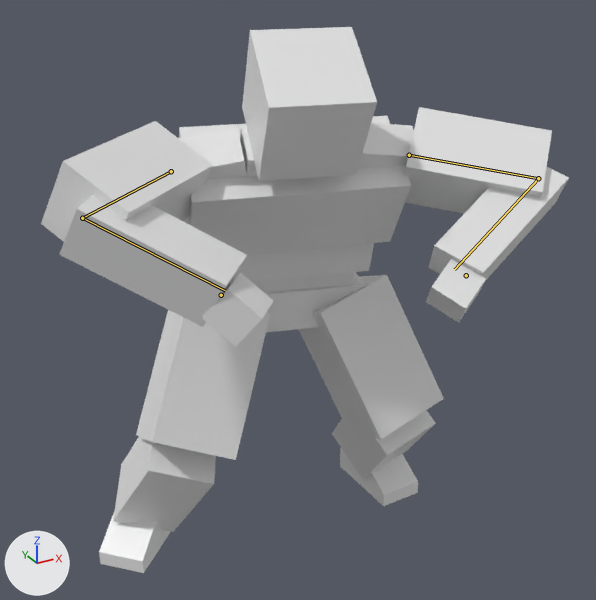
Before and after pictures for a commit that changed the FBX model Assets/Resources/Models/BlueMoon/BlueMoon.fbx.
One viewpoint serves both versions: a 50 mm camera at (-8.45, -16.97, 14.53) aimed at (-0.11, -1.79, 6.94). The lights are fixed; the arrows at lower left show +X, +Y and +Z. Both versions are drawn at frame 21 of the action 'Armature|BMSuperConnect'; the numbers are the values there. The bones that change are drawn over the model as lines.

In view in the first picture: 'Bicep.L', 'Bicep.R', 'Calf.R', 'Chest', 'Forearm.L', 'Forearm.R', 'Hand.L', 'Hand.R', 'Head', 'Pelvis', 'Ribs', 'Shoulder.R', 'Thigh.L', 'Thigh.R'.
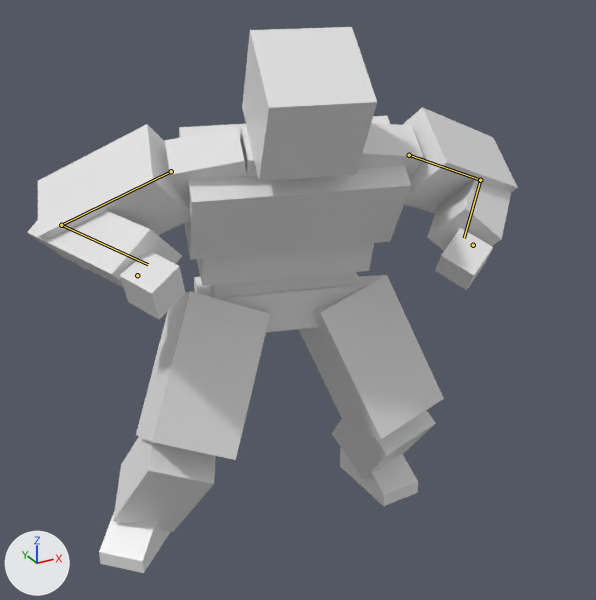
What changed in the scene script:
```text
Change bone_bicep_l:
    where bone_bicep_l = bpy.data.objects['Armature'].pose.bones['Bicep.L']  # child of 'Shoulder.L'
    bone_bicep_l.rotation_quaternion: (0.96, 0.163, 0.109, -0.2) -> (0.977, -0.202, 0.015, 0.063)  # degrees (16, 16, -21) -> degrees (-23, 3, 7)
Change bone_forearm_l:
    where bone_forearm_l = bpy.data.objects['Armature'].pose.bones['Forearm.L']  # child of 'Bicep.L'
    bone_forearm_l.rotation_quaternion: (0.545, 0.0, 0.0, -0.838) -> (0.436, 0.0, 0.0, -0.9)  # degrees (0, 0, -114) -> degrees (0, 0, -128)
    bone_forearm_l.scale: (0.83, 1.22, 1.0) -> (0.88, 1.16, 1.0)
Change bone_bicep_r:
    where bone_bicep_r = bpy.data.objects['Armature'].pose.bones['Bicep.R']  # child of 'Shoulder.R'
    bone_bicep_r.rotation_quaternion: (0.882, 0.289, -0.016, 0.372) -> (0.978, -0.205, 0.02, -0.009)  # degrees (31, -14, 42) -> degrees (-24, 2, -1)
Change bone_forearm_r:
    where bone_forearm_r = bpy.data.objects['Armature'].pose.bones['Forearm.R']  # child of 'Bicep.R'
    bone_forearm_r.rotation_quaternion: (0.616, 0.0, 0.0, 0.787) -> (0.432, 0.0, 0.0, 0.902)  # degrees (0, 0, 104) -> degrees (0, 0, 129)
    bone_forearm_r.scale: (0.81, 1.24, 1.0) -> (0.88, 1.16, 1.0)
Change bone_wristleft_l:
    where bone_wristleft_l = bpy.data.objects['Armature'].pose.bones['WristLeft.L']
    bone_wristleft_l.location: (-4.94, -4.81, -3.9) -> (-4.1, -4.01, -3.64)
Change bone_wristleft_r:
    where bone_wristleft_r = bpy.data.objects['Armature'].pose.bones['WristLeft.R']
    bone_wristleft_r.location: (4.08, -4.22, -3.48) -> (3.13, -2.34, -3.58)
    bone_wristleft_r.rotation_quaternion: (0.332, 0.318, -0.122, 0.88) -> (0.515, -0.007, -0.24, 0.823)  # degrees (0, -40, 139) -> degrees (-24, -14, 119)
```

Pixel boxes (x1, y1, x2, y2) of what changed, in the pictures (596 x 600 px):
'Forearm.R', posed: before (59, 195, 247, 327); after (27, 211, 182, 288)
'Bicep.R', posed: before (41, 121, 213, 242); after (38, 124, 190, 269)
'Bicep.L', posed: before (405, 107, 552, 214); after (403, 107, 518, 213)
'Forearm.L', posed: before (428, 167, 569, 281); after (427, 180, 511, 251)
'Hand.R', posed (7% narrower, 8% shorter): before (202, 273, 273, 347); after (120, 251, 186, 319)
'Hand.L', posed: before (426, 258, 486, 323); after (435, 228, 493, 290)
bone 'Bicep.L', root to tip: before (409, 155) to (538, 178); after (409, 155) to (480, 180)
bone 'Forearm.L', root to tip: before (538, 178) to (454, 269); after (480, 180) to (464, 238)
bone 'Bicep.R', root to tip: before (171, 171) to (82, 218); after (171, 171) to (61, 225)
bone 'Forearm.R', root to tip: before (82, 218) to (225, 290); after (61, 225) to (148, 264)
bone 'WristLeft.L', root to tip: before (466, 275) to (466, 275); after (473, 245) to (473, 245)
bone 'WristLeft.R', root to tip: before (221, 295) to (220, 295); after (137, 275) to (137, 276)
